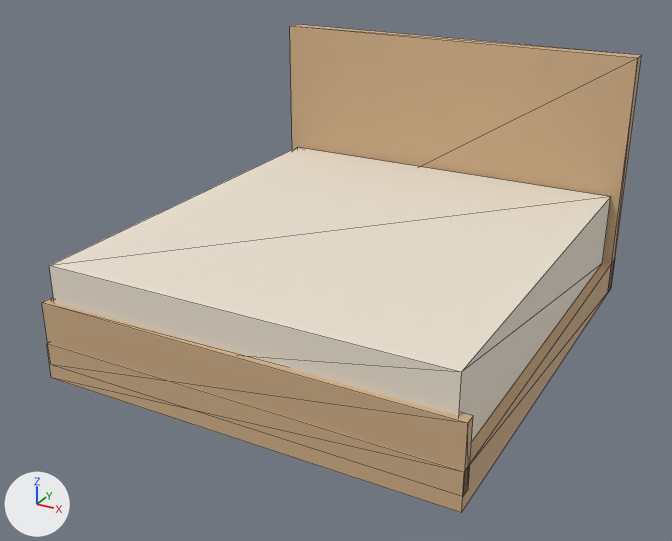
Renders of the glTF model storage/picture/mocan-70.glb from each side of a commit.
Camera for both pictures: a 50 mm lens placed at (1.73, -3.36, 1.94), pointed at (-0.03, -0.15, 0.34). Arrows for +X, +Y and +Z are at lower left; the lights stay in place. The picture after the commit comes second. Mesh edges are drawn as thin lines. Vertices at exactly the same position are counted once.

The first picture shows 'furniture'.
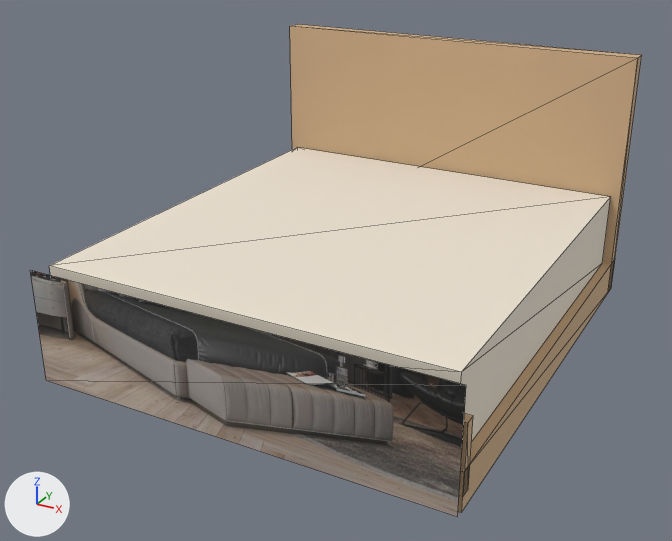
Location of each change, [x1, y1, x2, y2] in pixels of the pictures (672 x 541 px):
'furniture', reshaped
    before: [42, 24, 642, 513]
    after: [30, 24, 642, 517]
part 1 of me_mesh_0, added
    after: [30, 270, 466, 517]

The change in detail:
Picture 'Image_0' (img_image_0) is new.
Material 'photo' (mat_photo) is new.
Its texture is img_image_0.
Its roughness is 0.85.
me_mesh_0 is used by ob_furniture; location (0.0, 0.0, 0.0).
Verts and faces of me_mesh_0; kept vertices keep their numbers, new ones are numbered from 30.
me_mesh_0 had 30 vertices, 48 faces and spanned x -0.9..0.9, y -1.0..1.0, z 0.0..1.15.
me_mesh_0 now has 34 vertices, 50 faces and spans x -0.9..0.9, y -1.03..1.0, z 0.0..1.15.
Part 1, on me_mesh_0:
New vertex 30 is at (-0.9, -1.03, 0.0), pixel (46, 380).
New vertex 31 is at (0.9, -1.03, 0.0), pixel (457, 516).
New vertex 32 is at (0.9, -1.03, 0.5), pixel (466, 385).
New vertex 33 is at (-0.9, -1.03, 0.5), pixel (30, 270).
New faces: (30, 31, 32), (30, 32, 33) (mat_photo (picture img_image_0)).
me_mesh_0 gains material mat_photo (picture img_image_0).
